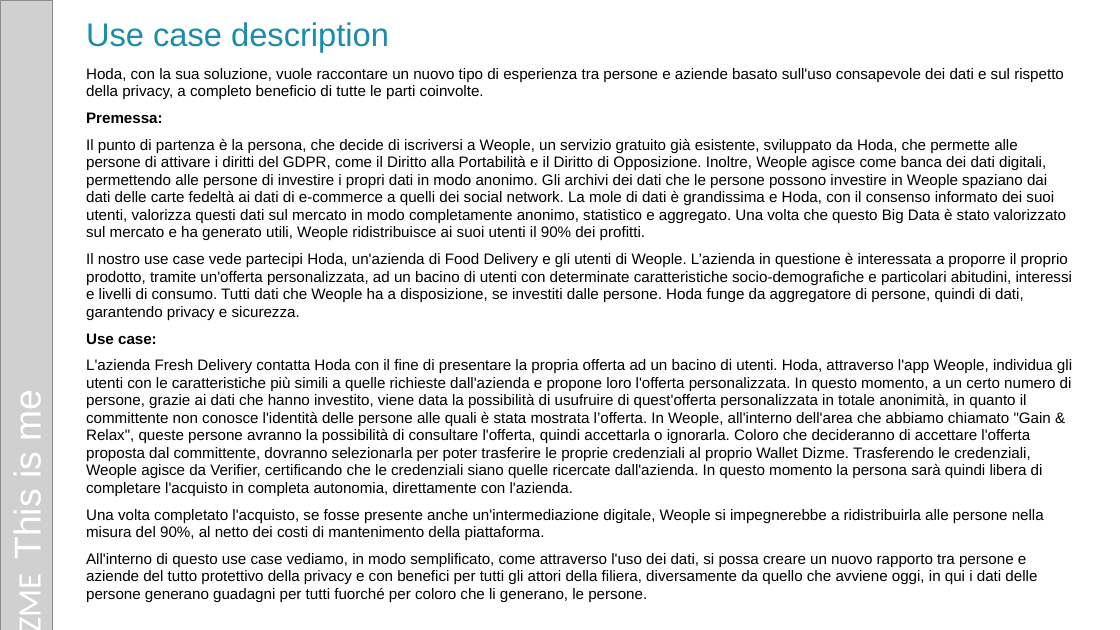
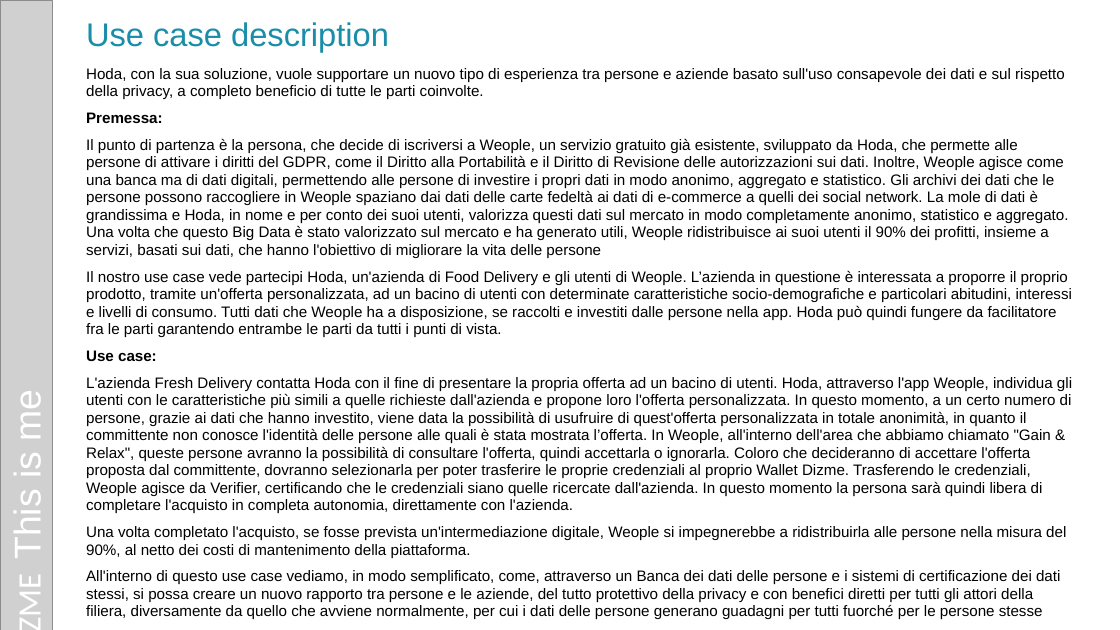
Before and after one commit to dizme/Hackathon_21, a slide deck: slide 6 of docs/weople/slide.pptx. Drawn at 1120x630 pixels with LibreOffice and Linux fonts; fonts in the diff are those of the drawing; grey boxes stand for pictures. Boxes give left, top, right and bottom in pixels: in the first picture for what was removed or moved away, otherwise in the second. Text is boxed around its words. In the diff, an @@ line names an element or a change of style, - is before the commit and + after.

```diff
--- a/docs/weople/slide.pptx
+++ b/docs/weople/slide.pptx
@@ text at (86, 68, 1065, 99): text changed @@
-Hoda, con la sua soluzione, vuole raccontare un nuovo tipo di esperienza tra persone e aziende basato sull'uso consapevole dei dati e sul rispetto della privacy, a completo beneficio di tutte le parti coinvolte.
+Hoda, con la sua soluzione, vuole supportare un nuovo tipo di esperienza tra persone e aziende basato sull'uso consapevole dei dati e sul rispetto della privacy, a completo beneficio di tutte le parti coinvolte.
@@ text at (86, 138, 1072, 337): text changed @@
-Il punto di partenza è la persona, che decide di iscriversi a Weople, un servizio gratuito già esistente, sviluppato da Hoda, che permette alle persone di attivare i diritti del GDPR, come il Diritto alla Portabilità e il Diritto di Opposizione. Inoltre, Weople agisce come banca dei dati digitali, permettendo alle persone di investire i propri dati in modo anonimo. Gli archivi dei dati che le persone possono investire in Weople spaziano dai dati delle carte fedeltà ai dati di e-commerce a quelli dei social network. La mole di dati è grandissima e Hoda, con il consenso informato dei suoi utenti, valorizza questi dati sul mercato in modo completamente anonimo, statistico e aggregato. Una volta che questo Big Data è stato valorizzato sul mercato e ha generato utili, Weople ridistribuisce ai suoi utenti il 90% dei profitti.
-Il nostro use case vede partecipi Hoda, un'azienda di Food Delivery e gli utenti di Weople. L’azienda in questione è interessata a proporre il proprio prodotto, tramite un'offerta personalizzata, ad un bacino di utenti con determinate caratteristiche socio-demografiche e particolari abitudini, interessi e livelli di consumo. Tutti dati che Weople ha a disposizione, se investiti dalle persone. Hoda funge da aggregatore di persone, quindi di dati, garantendo privacy e sicurezza.
+Il punto di partenza è la persona, che decide di iscriversi a Weople, un servizio gratuito già esistente, sviluppato da Hoda, che permette alle persone di attivare i diritti del GDPR, come il Diritto alla Portabilità e il Diritto di Revisione delle autorizzazioni sui dati. Inoltre, Weople agisce come una banca ma di dati digitali, permettendo alle persone di investire i propri dati in modo anonimo, aggregato e statistico. Gli archivi dei dati che le persone possono raccogliere in Weople spaziano dai dati delle carte fedeltà ai dati di e-commerce a quelli dei social network. La mole di dati è grandissima e Hoda, in nome e per conto dei suoi utenti, valorizza questi dati sul mercato in modo completamente anonimo, statistico e aggregato. Una volta che questo Big Data è stato valorizzato sul mercato e ha generato utili, Weople ridistribuisce ai suoi utenti il 90% dei profitti, insieme a servizi, basati sui dati, che hanno l'obiettivo di migliorare la vita delle persone
+Il nostro use case vede partecipi Hoda, un'azienda di Food Delivery e gli utenti di Weople. L’azienda in questione è interessata a proporre il proprio prodotto, tramite un'offerta personalizzata, ad un bacino di utenti con determinate caratteristiche socio-demografiche e particolari abitudini, interessi e livelli di consumo. Tutti dati che Weople ha a disposizione, se raccolti e investiti dalle persone nella app. Hoda può quindi fungere da facilitatore fra le parti garantendo entrambe le parti da tutti i punti di vista.
@@ text at (86, 526, 1066, 619): text changed @@
-Una volta completato l'acquisto, se fosse presente anche un'intermediazione digitale, Weople si impegnerebbe a ridistribuirla alle persone nella misura del 90%, al netto dei costi di mantenimento della piattaforma.
-All'interno di questo use case vediamo, in modo semplificato, come attraverso l'uso dei dati, si possa creare un nuovo rapporto tra persone e aziende del tutto protettivo della privacy e con benefici per tutti gli attori della filiera, diversamente da quello che avviene oggi, in qui i dati delle persone generano guadagni per tutti fuorché per coloro che li generano, le persone.
+Una volta completato l'acquisto, se fosse prevista un'intermediazione digitale, Weople si impegnerebbe a ridistribuirla alle persone nella misura del 90%, al netto dei costi di mantenimento della piattaforma.
+All'interno di questo use case vediamo, in modo semplificato, come, attraverso un Banca dei dati delle persone e i sistemi di certificazione dei dati stessi, si possa creare un nuovo rapporto tra persone e le aziende, del tutto protettivo della privacy e con benefici diretti per tutti gli attori della filiera, diversamente da quello che avviene normalmente, per cui i dati delle persone generano guadagni per tutti fuorché per le persone stesse
```
Also in this commit, not shown: 2 other slides changed, 1 other file.
